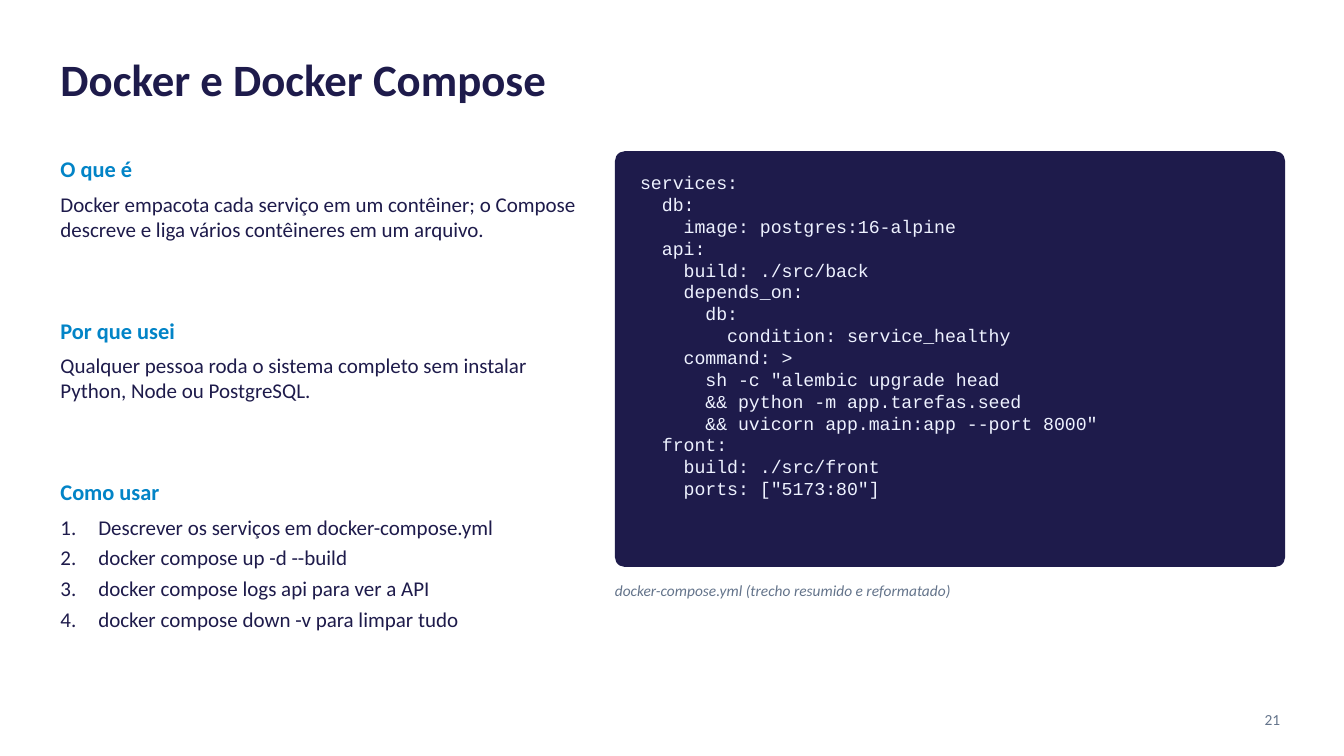
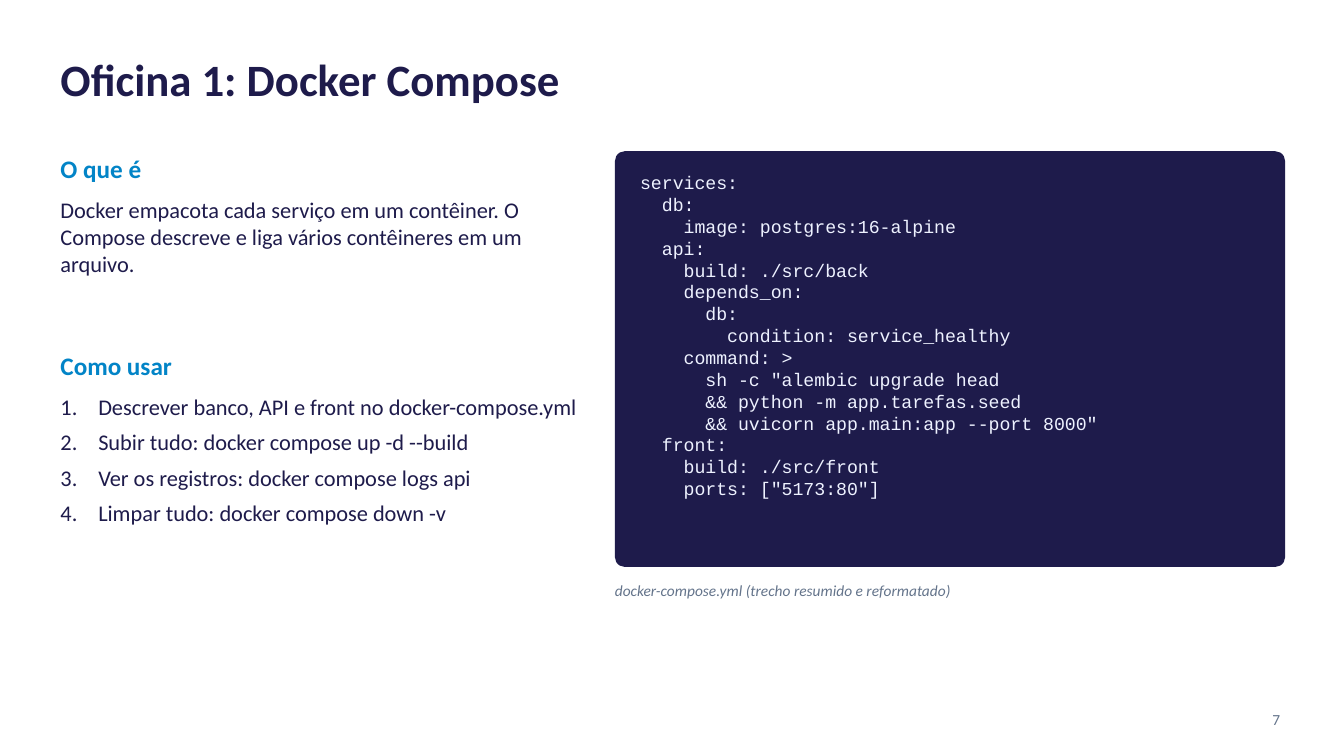
Before and after one commit to lucaslmchaves/sistema-moeda-estudantil, a slide deck: slide 7 of docs/apresentacao/Lab03S03-Apresentacao.pptx (slide 21 before the commit). Drawn at 1344x756 pixels with LibreOffice and Linux fonts; fonts in the diff are those of the drawing. Boxes give left, top, right and bottom in pixels: in the first picture for what was removed or moved away, otherwise in the second. Text is boxed around its words. In the diff, an @@ line names an element or a change of style, - is before the commit and + after.

```diff
--- a/docs/apresentacao/Lab03S03-Apresentacao.pptx
+++ b/docs/apresentacao/Lab03S03-Apresentacao.pptx
@@ title at (60, 64, 560, 103): text changed @@
-Docker e Docker Compose
+Oficina 1: Docker Compose
@@ text "O que é" at (60, 160, 142, 182): size 16 to 18 pt @@
@@ text at (60, 202, 522, 276): text changed; size 15 to 16 pt @@
-Docker empacota cada serviço em um contêiner; o Compose descreve e liga vários contêineres em um arquivo.
+Docker empacota cada serviço em um contêiner. O Compose descreve e liga vários contêineres em um arquivo.
@@ text removed at (60, 323, 175, 343) @@
-Por que usei
@@ text "Como usar" at (60, 358, 172, 376): size 16 to 18 pt @@
@@ text "Como usar": place and size @@
-text "Como usar" at (60, 485, 159, 500)
+text "Como usar" at (60, 358, 172, 376)
@@ text removed at (60, 358, 527, 402) @@
-Qualquer pessoa roda o sistema completo sem instalar Python, Node ou PostgreSQL.
@@ text at (98, 399, 577, 525): text changed; size 15 to 16 pt @@
-1. Descrever os serviços em docker-compose.yml
-2. docker compose up -d --build
-3. docker compose logs api para ver a API
-4. docker compose down -v para limpar tudo
+1. Descrever banco, API e front no docker-compose.yml
+2. Subir tudo: docker compose up -d --build
+3. Ver os registros: docker compose logs api
+4. Limpar tudo: docker compose down -v
@@ page number at (1272, 715, 1280, 725): text changed @@
-21
+7
```
Also in this commit, not shown: 7 other slides changed, 3 slides added, 20 slides removed, 1 other file.
